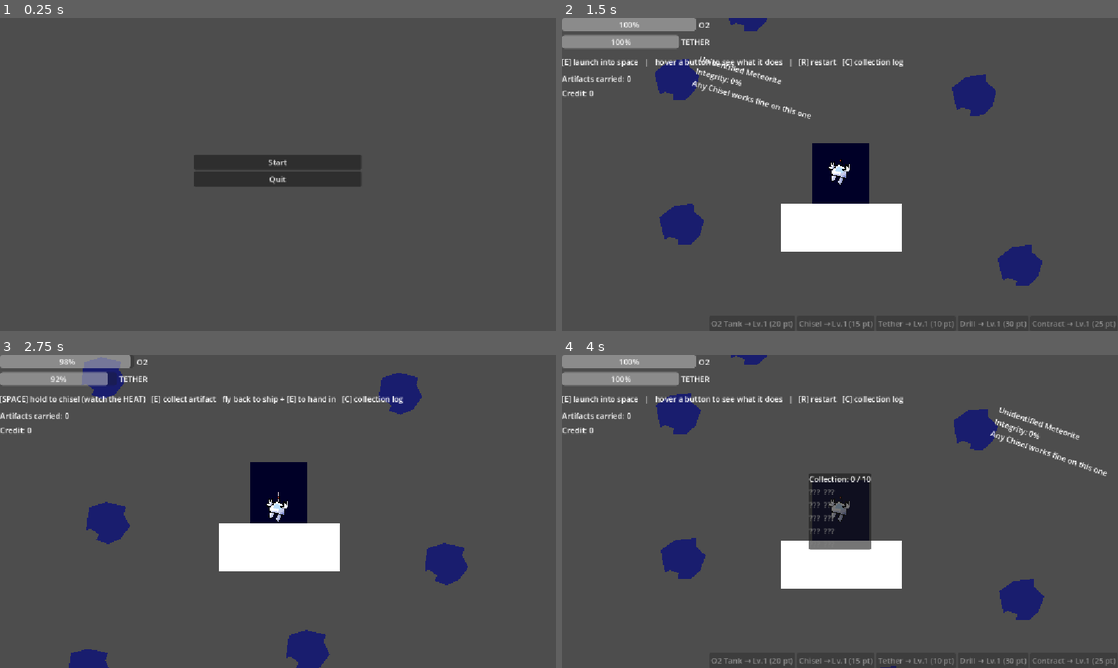
Above: before the commit, frames 1-4 (two rows, left to right).
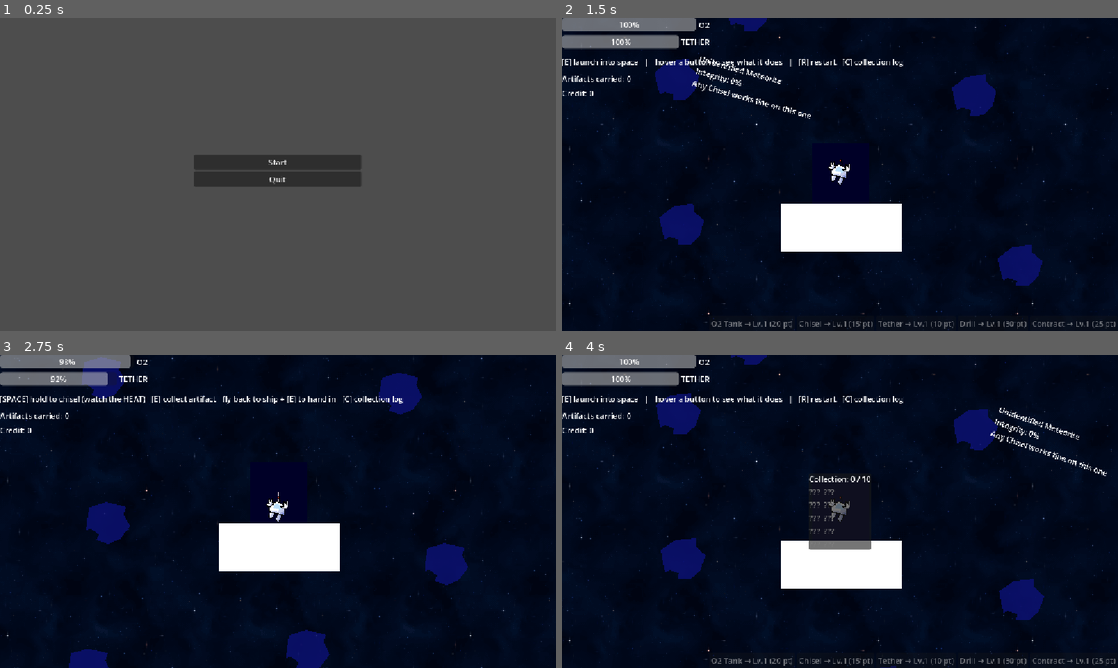
Above: after the commit, the same moments.

Repository: sirakit/Godot_Game_Jam_Project
Game: Godot game, scene res://Scenes/main_menu.tscn
The game is run twice, just before and just after one commit, with the same random seed, the same clock (stepped at 60 frames per second) and the same inputs.
Inputs (mouse positions are in pixels of both pictures, inside the frame that each line leads up to):
- Up to frame 1 (0.25 s): no input
- Up to frame 2 (1.5 s): click "Start" at 0.5 s; tap Enter at 1.25 s; move the mouse to (673, 83) at 1.27 s; hold D (move_right) from 1.28 s (still down); hold Space (chisel) from 1.28 s (still down)
- Up to frame 3 (2.75 s): move the mouse to (455, 592) at 2.02 s; release D (move_right) at 2.03 s; release Space (chisel) at 2.03 s; hold S (move_down) from 2.03 s (still down); tap E (interact) at 2.1 s
- Up to frame 4 (4 s): move the mouse to (650, 667) at 2.77 s; release S (move_down) at 2.78 s; hold D (move_right) 2.78-3.53 s; tap R at 2.85 s; move the mouse to (967, 436) at 3.52 s; hold W (move_up) from 3.53 s (still down); tap C at 3.6 s

The runs differ from the first frame. In frame 1, less than 0.1% of the frame differs, in the area x 48-52%, y 45-53%; in frame 2, 91%; in frame 3, 90%; in frame 4, 91%, in the area x 0-100%, y 0-100%.

Commit message:
added background

Diff:
--- a/Scenes/space.tscn
+++ b/Scenes/space.tscn
@@ -3,6 +3,7 @@
 [ext_resource type="PackedScene" uid="uid://bhb1vey30wsvl" path="res://Scenes/player.tscn" id="1_0ll74"]
 [ext_resource type="PackedScene" uid="uid://v5tj4dkrr3nd" path="res://Scenes/ship.tscn" id="1_2fo43"]
 [ext_resource type="Script" uid="uid://brueuaot3k5fq" path="res://Scripts/space.gd" id="1_va77k"]
+[ext_resource type="Texture2D" uid="uid://cj6aa0vbpeelp" path="res://Assets/backgrounds/pixelart_starfield.png" id="2_sg02i"]
 [ext_resource type="PackedScene" uid="uid://div5cflstw8r3" path="res://Scenes/meteorite.tscn" id="3_wnfdr"]
 [ext_resource type="Script" uid="uid://b0fea6y0ro1vu" path="res://Scripts/meteorite_spawner.gd" id="4_va77k"]
 [ext_resource type="Script" uid="uid://0i87qthaqe4o" path="res://Scripts/UI.gd" id="5_bj3u6"]
@@ -12,6 +13,16 @@
 
 [node name="Space" type="Node2D" unique_id=1548029567]
 script = ExtResource("1_va77k")
+
+[node name="Background" type="Parallax2D" parent="." unique_id=1332902306]
+scroll_scale = Vector2(0.3, 0.3)
+repeat_size = Vector2(320, 320)
+repeat_times = 6
+
+[node name="Sprite2D" type="Sprite2D" parent="Background" unique_id=1346536537]
+position = Vector2(422, 365)
+texture = ExtResource("2_sg02i")
+centered = false
 
 [node name="Ship" parent="." unique_id=1198528667 instance=ExtResource("1_2fo43")]
 position = Vector2(571, 531)
--- a/project.godot
+++ b/project.godot
@@ -63,6 +63,7 @@
 
 [rendering]
 
+textures/canvas_textures/default_texture_filter=0
 rendering_device/driver.windows="d3d12"
 renderer/rendering_method="gl_compatibility"
 renderer/rendering_method.mobile="gl_compatibility"
